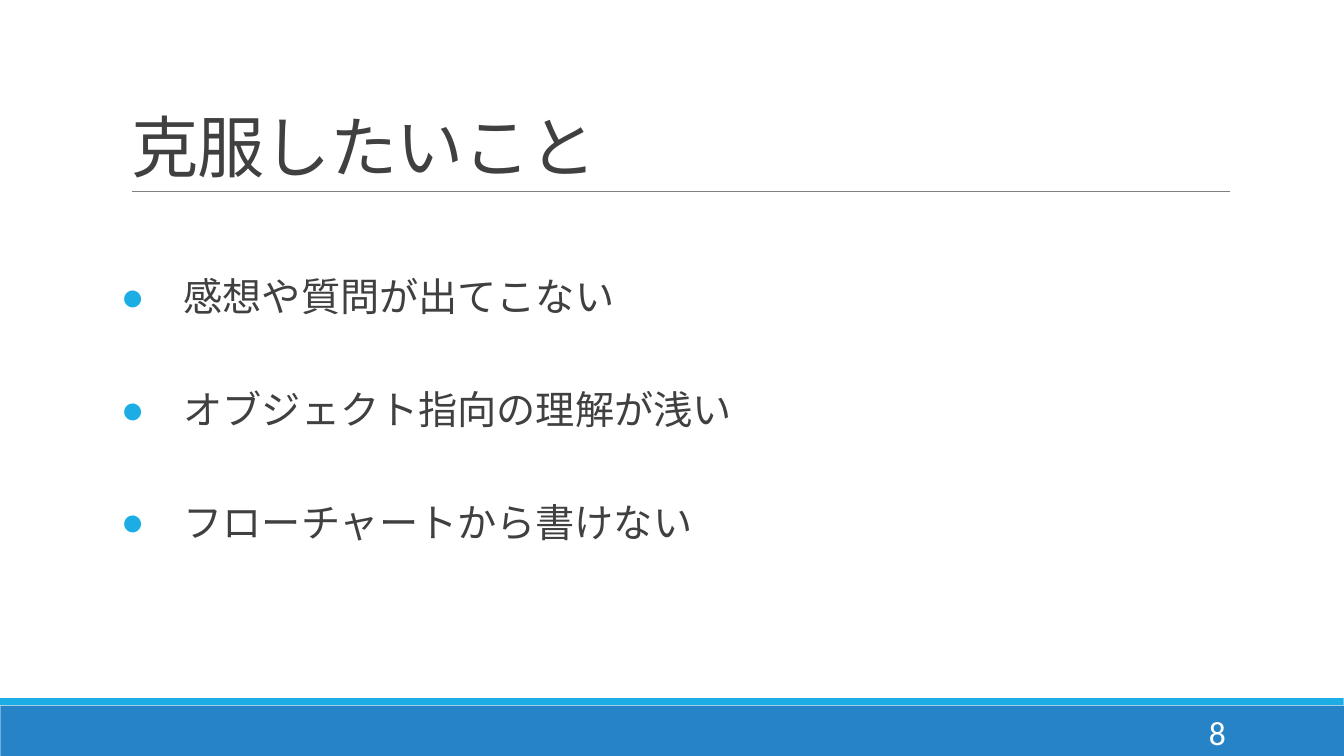
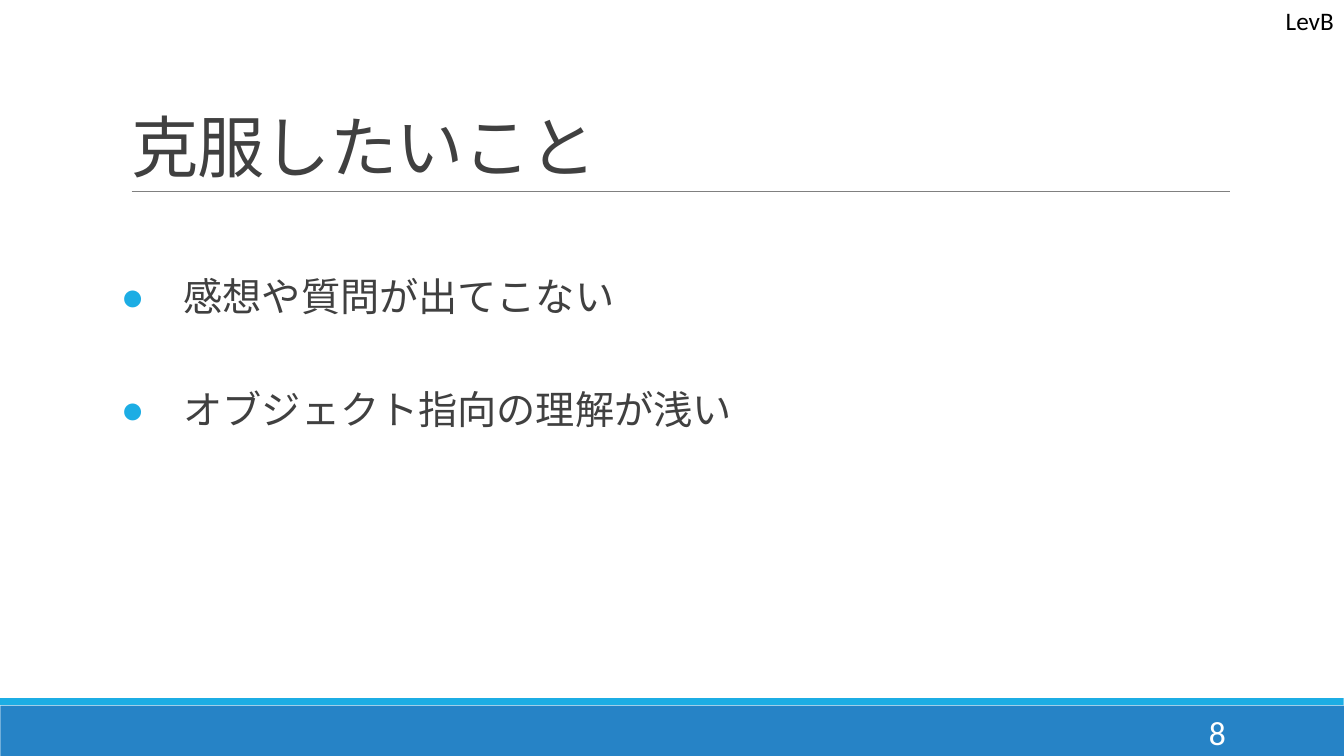
Before and after one commit to y-aiyoshizawa/1st-training, a slide deck: slide 9 of プレゼン/成果発表(相吉澤).pptx. Drawn at 1344x756 pixels with LibreOffice and Linux fonts; fonts in the diff are those of the drawing. Boxes give left, top, right and bottom in pixels: in the first picture for what was removed or moved away, otherwise in the second. Text is boxed around its words. In the diff, an @@ line names an element or a change of style, - is before the commit and + after.

```diff
--- a/プレゼン/成果発表(相吉澤).pptx
+++ b/プレゼン/成果発表(相吉澤).pptx
@@ text added at bbox=[1286, 13, 1334, 30], 18 pt, text #000000 @@
+LevB
@@ text at bbox=[184, 504, 693, 541]: paragraph removed @@
-● フローチャートから書けない
```
Also in this commit, not shown: 10 other slides changed.
